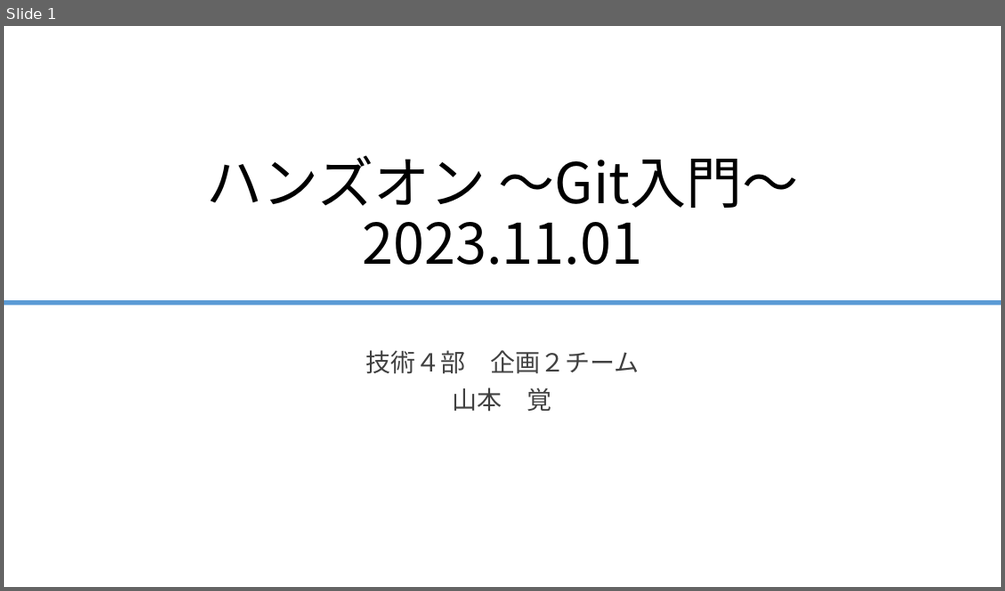
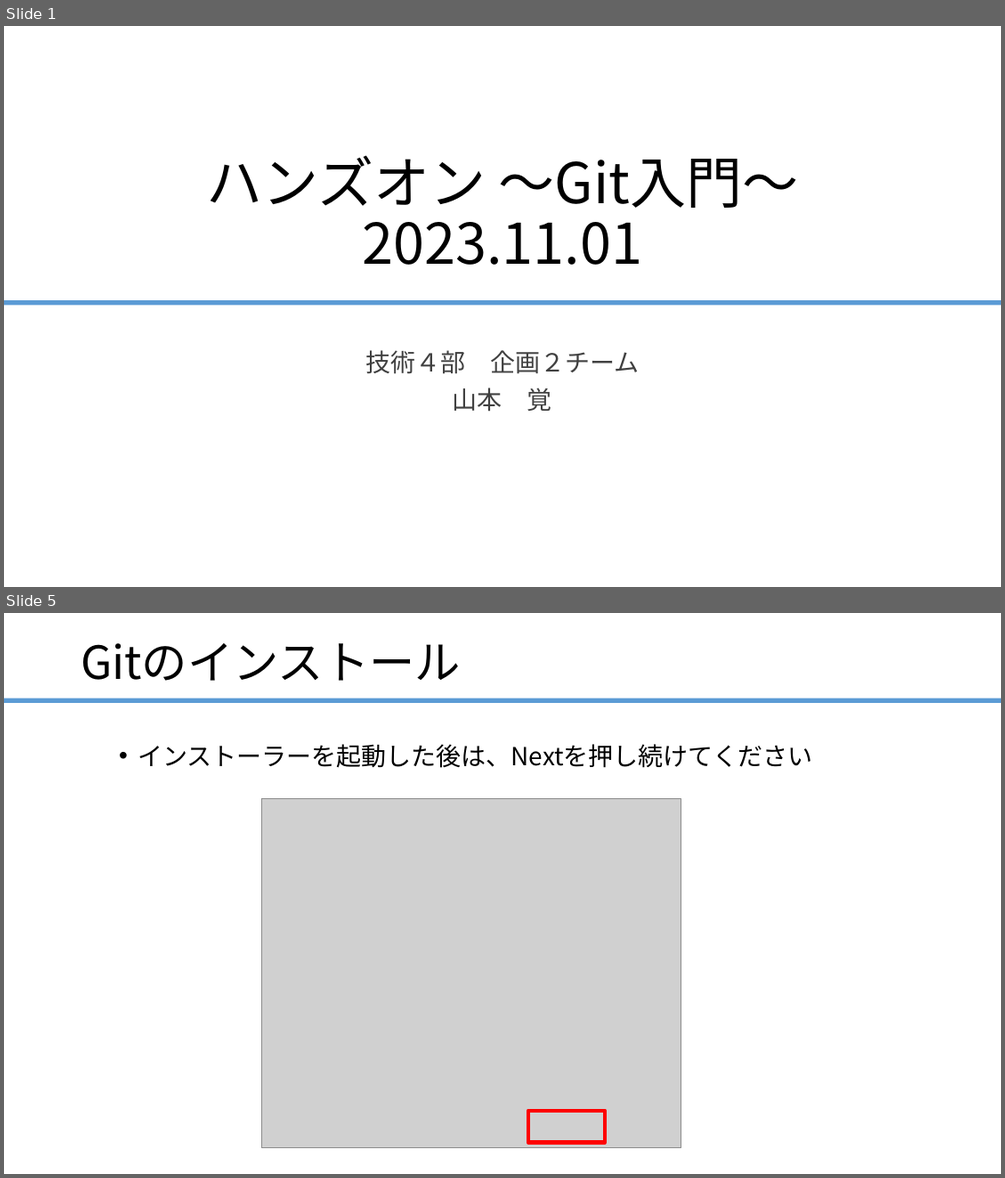
Before and after one commit to ainsAins/git4beginners, a slide deck: ハンズオン_Git入門.pptx. Shown one above the other, each under a label of ours: slide 1 before the commit, slides 1 and 5 after it; the slides between them are not shown. The pictures are 1005x591 and 1005x1178 pixels, drawn with LibreOffice and Linux fonts; fonts in the diff are those of the drawing; grey boxes stand for pictures. Boxes give left, top, right and bottom in pixels: in the first picture for what was removed or moved away, otherwise in the second. Text is boxed around its words. In the diff, an @@ line names an element or a change of style, - is before the commit and + after.

```diff
--- a/ハンズオン_Git入門.pptx
+++ b/ハンズオン_Git入門.pptx
@@ slide 5 added at <box>4,613,1001,1174</box>, background #FFFFFF @@
@@ title added at <box>81,643,461,681</box>, 44 pt, text #000000 @@
+Gitのインストール
@@ rectangle added at <box>4,698,1001,703</box>, fill #5B9BD5 @@
@@ text added at <box>138,744,812,768</box>, 24 pt, text #000000 @@
+• インストーラーを起動した後は、Nextを押し続けてください
@@ picture added at <box>261,799,680,1148</box> @@
@@ rectangle added at <box>528,1111,605,1142</box>, outline #FF0000 4 pt @@
```
Also in this commit, not shown: 3 slides changed, 6 other slides added, 17 slides removed, 1 other file.
